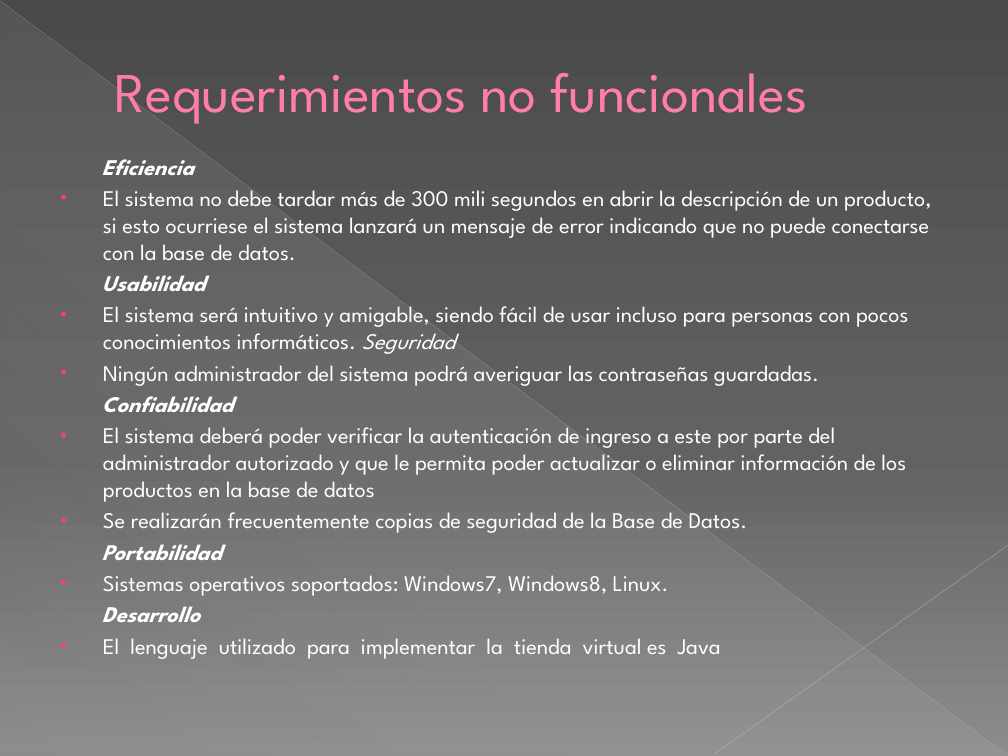
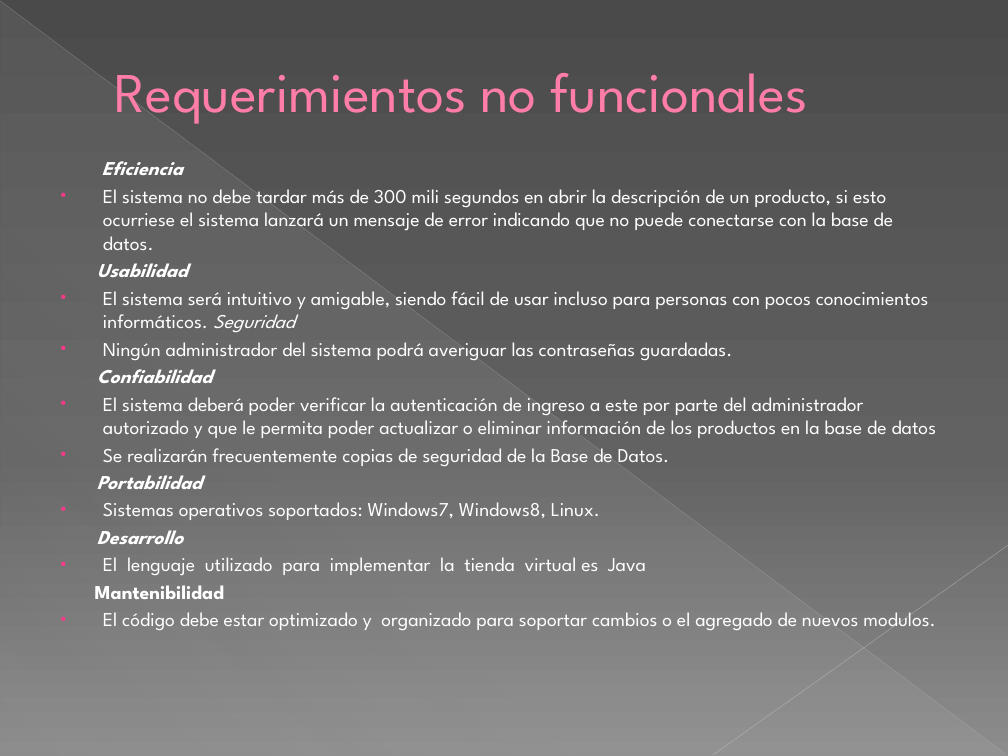
Before and after one commit to francovqz/IngSoft-2017-iSoft, a slide deck: slide 4 of doc/Presentacion.pptx (slide 3 before the commit). Drawn at 1008x756 pixels with LibreOffice and Linux fonts; fonts in the diff are those of the drawing. Boxes give left, top, right and bottom in pixels: in the first picture for what was removed or moved away, otherwise in the second. Text is boxed around its words. In the diff, an @@ line names an element or a change of style, - is before the commit and + after.

Commit message:
Se actualiza la presentacion y la nota de entrega

```diff
--- a/doc/Presentacion.pptx
+++ b/doc/Presentacion.pptx
@@ text at box(97, 161, 937, 575): size 16 to 14 pt in "Eficiencia", "El sistema no debe tardar más de ...", "Usabilidad", "El sistema será intuitivo y amigable, siendo ..." and 8 more places @@
@@ text at box(95, 585, 936, 630): paragraphs added @@
+Mantenibilidad
+• El código debe estar optimizado y organizado para soportar cambios o el agregado de nuevos modulos.
```
Also in this commit, not shown: 1 other slide changed, 3 slides added, 2 other files.
